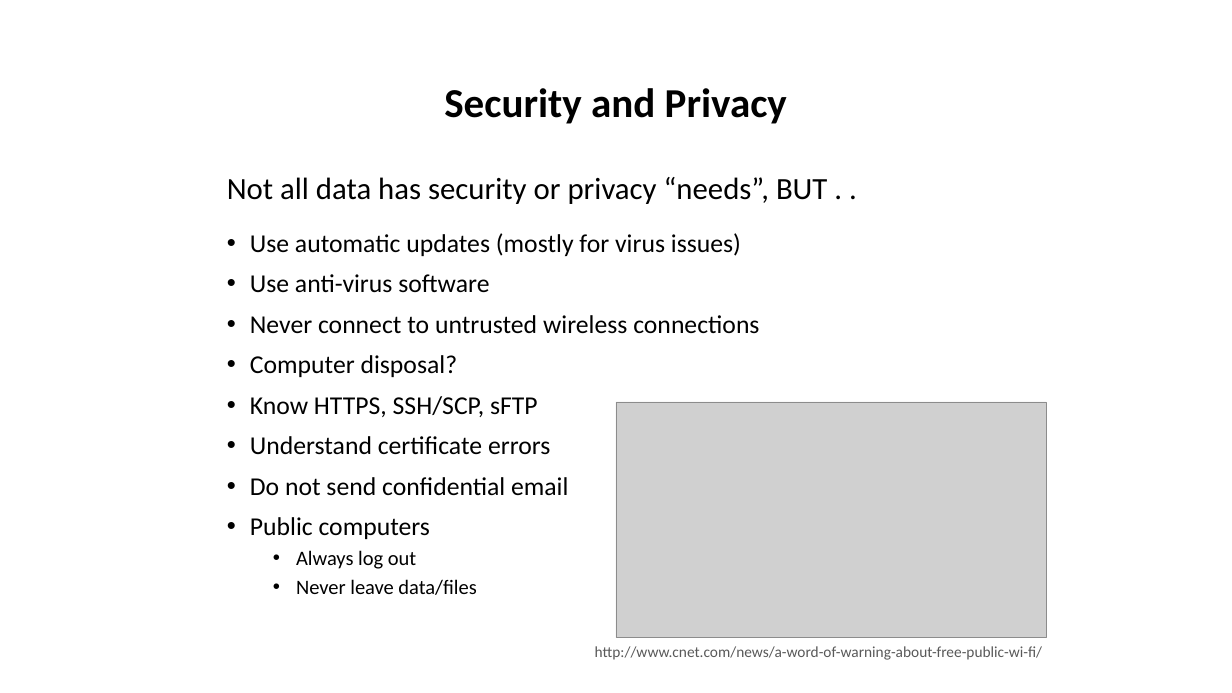
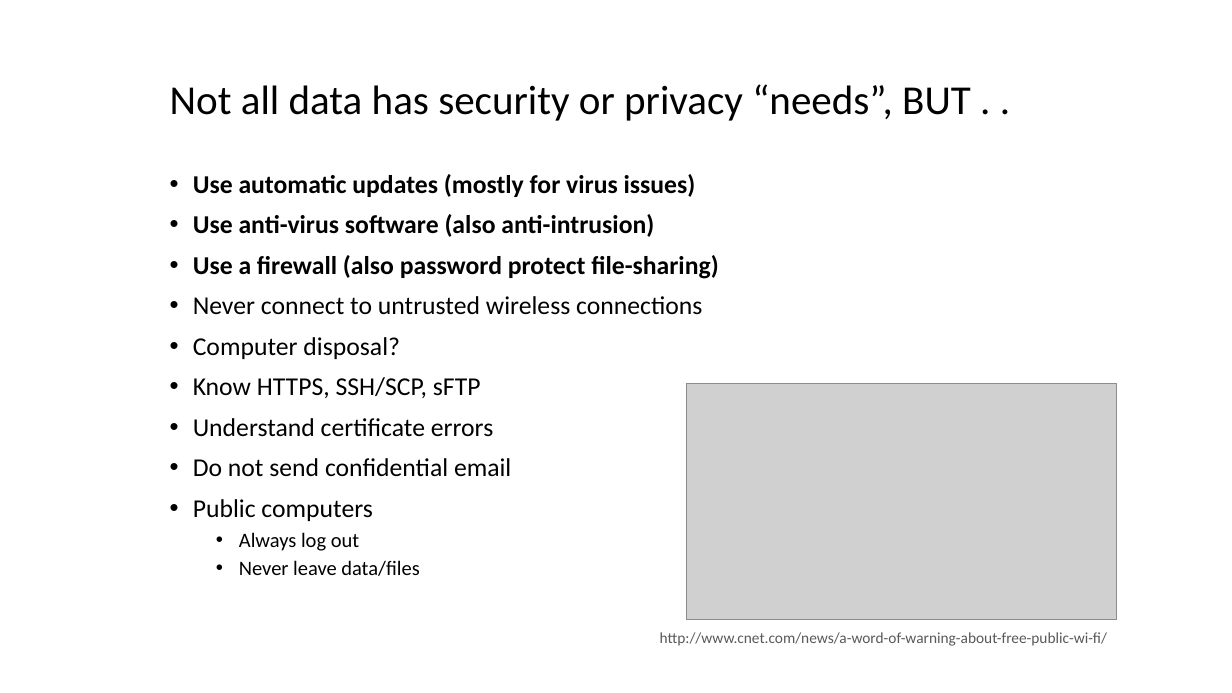
Before and after one commit to tibbben/teaching.data.literacy, a slide deck: slide 13 of UM_DataManagementClass/Lessons/05/05_SecondMeeting.pptx (slide 8 before the commit). Drawn at 1232x693 pixels with LibreOffice and Linux fonts; fonts in the diff are those of the drawing; grey boxes stand for pictures. Boxes give left, top, right and bottom in pixels: in the first picture for what was removed or moved away, otherwise in the second. Text is boxed around its words. In the diff, an @@ line names an element or a change of style, - is before the commit and + after.

```diff
--- a/UM_DataManagementClass/Lessons/05/05_SecondMeeting.pptx
+++ b/UM_DataManagementClass/Lessons/05/05_SecondMeeting.pptx
@@ text "Not all data has security ...": place and size @@
-text "Not all data has security ..." at (227, 177, 827, 595)
+text "Not all data has security ..." at (170, 84, 971, 576)
@@ text at (170, 84, 971, 197): size 24 to 32 pt in "Not all data has security or privacy ..."; bold on in "Use automatic updates (mostly for virus issues)"; more space between paragraphs @@
@@ title removed at (444, 88, 787, 124) @@
-Security and Privacy
@@ text at (193, 214, 718, 279): text changed; bold on @@
-• Use anti-virus software
+• Use anti-virus software (also anti-intrusion)
+• Use a firewall (also password protect file-sharing)
@@ picture: place and size @@
-picture at (616, 402, 1047, 638)
+picture at (687, 384, 1117, 619)
@@ text "http://www.cnet.com/news/a-word-of-warning-about-free-public ...": place and size @@
-text "http://www.cnet.com/news/a-word-of-warning-about-free-public ..." at (595, 646, 1042, 660)
+text "http://www.cnet.com/news/a-word-of-warning-about-free-public ..." at (660, 632, 1107, 646)
@@ text "http://www.cnet.com/news/a-word-of-warning-about-free-public ..." at (660, 632, 1107, 646): alignment left to right @@
```
Also in this commit, not shown: 12 other slides changed, 3 slides added, 3 slides removed, 1 other file.
